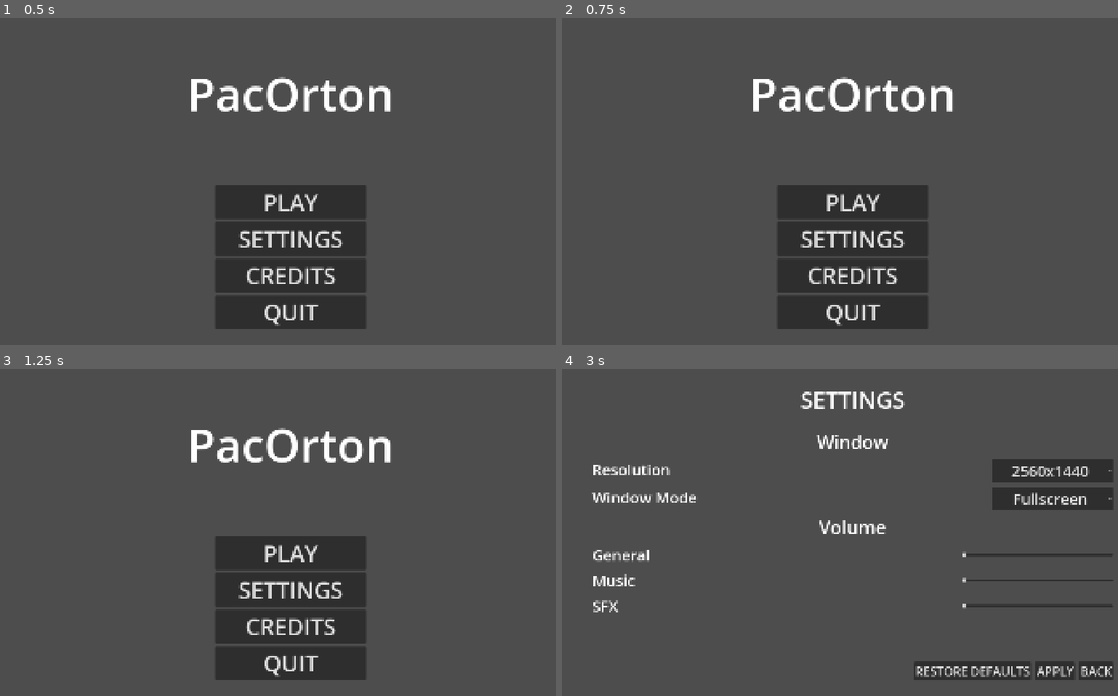
Above: before the commit, frames 1-4 (two rows, left to right).
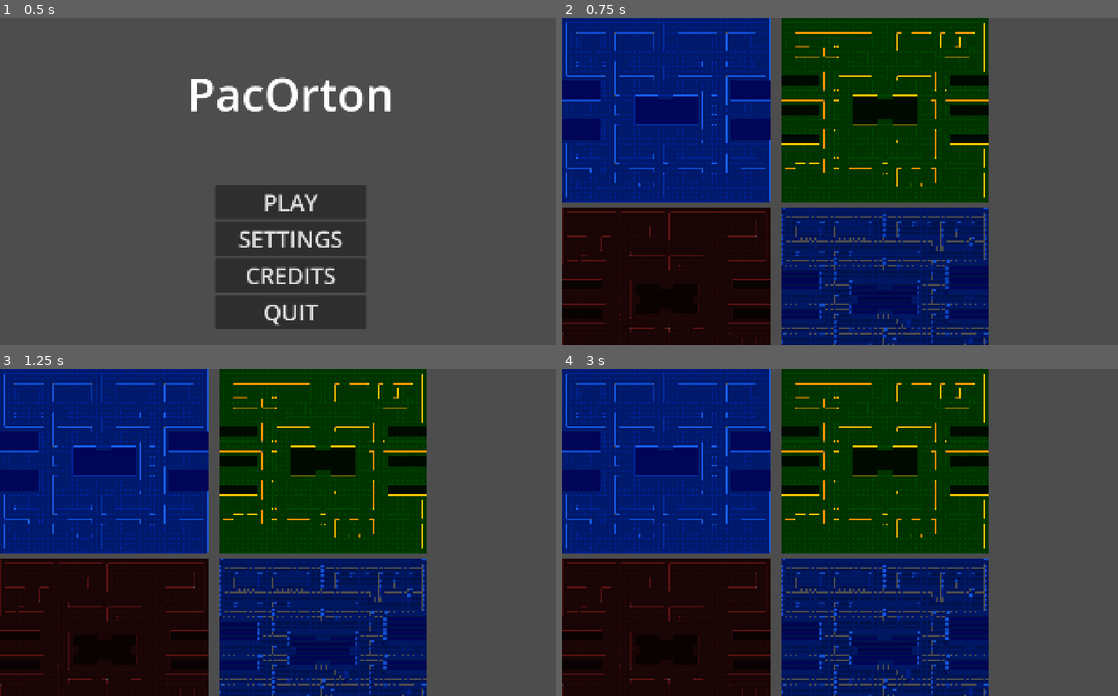
Above: after the commit, the same moments.

Repository: Ferreira06/PacOrton
Game: Godot game, scene res://main_menu.tscn
Two runs of this game, one before a commit and one after it. Both use one fixed random seed, a clock stepped at 60 frames per second and the inputs below.
Inputs (mouse positions are in pixels of both pictures, inside the frame that each line leads up to):
- Up to frame 1 (0.5 s): no input
- Up to frame 2 (0.75 s): click "PLAY" at 0.5 s
- Up to frame 3 (1.25 s): no input
- Up to frame 4 (3 s): click (851, 552) at 1.25 s, where only the run before the commit has a clickable "PLAY"; click (851, 552) at 2 s, where only the run before the commit has a clickable "PLAY"; click (851, 591) at 2.75 s, where only the run before the commit has a clickable "SETTINGS"

Frame 1 is identical in both runs. In frame 2, 74% of the frame differs, in the area x 0-77%, y 0-100%; in frame 3, 74%; in frame 4, 77%, in the area x 0-99%, y 0-100%.

Commit message:
feat: credits menu

Diff:
--- /dev/null
+++ b/credits_menu.tscn
@@ -0,0 +1,53 @@
+[gd_scene load_steps=2 format=3 uid="uid://cp0soh3ybclm8"]
+
+[sub_resource type="GDScript" id="GDScript_xwscs"]
+resource_name = "back_button"
+script/source = "extends Button
+
+
+func _pressed() -> void:
+	get_tree().change_scene_to_file(\"res://main_menu.tscn\")
+"
+
+[node name="CreditsMenu" type="Control"]
+layout_mode = 3
+anchors_preset = 15
+anchor_right = 1.0
+anchor_bottom = 1.0
+grow_horizontal = 2
+grow_vertical = 2
+
+[node name="Label" type="Label" parent="."]
+layout_mode = 0
+offset_right = 1920.0
+offset_bottom = 300.0
+theme_override_font_sizes/font_size = 150
+text = "Developed by"
+horizontal_alignment = 1
+vertical_alignment = 1
+
+[node name="CenterContainer" type="CenterContainer" parent="."]
+layout_mode = 0
+offset_top = 300.0
+offset_right = 1920.0
+offset_bottom = 880.0
+
+[node name="Names" type="Label" parent="CenterContainer"]
+layout_mode = 2
+theme_override_font_sizes/font_size = 50
+text = "Ana Julia Arantes Ramos
+Fábio Haruo de Freitas Nishioka
+Gabriel Ferreira Fonseca
+Gabriel José Fernandes
+Sabrina Lima Costa"
+horizontal_alignment = 1
+
+[node name="Button" type="Button" parent="."]
+layout_mode = 0
+offset_left = 1697.0
+offset_top = 953.0
+offset_right = 1820.0
+offset_bottom = 1030.0
+theme_override_font_sizes/font_size = 50
+text = "Back"
+script = SubResource("GDScript_xwscs")
--- a/main_menu.tscn
+++ b/main_menu.tscn
@@ -8,7 +8,7 @@
 
 
 func _pressed() -> void:
-	get_tree().change_scene_to_file(\"res://main_menu.tscn\")
+	get_tree().change_scene_to_file(\"res://main_game.tscn\")
 "
 
 [sub_resource type="GDScript" id="GDScript_7vrkn"]
@@ -18,6 +18,15 @@
 
 func _pressed() -> void:
 	get_tree().change_scene_to_file(\"res://settings_menu.tscn\")
+"
+
+[sub_resource type="GDScript" id="GDScript_fu7sn"]
+resource_name = "credits_button"
+script/source = "extends Button
+
+
+func _pressed() -> void:
+	get_tree().change_scene_to_file(\"res://credits_menu.tscn\")
 "
 
 [sub_resource type="GDScript" id="GDScript_06t4h"]
@@ -74,6 +83,7 @@
 theme_override_font_sizes/font_size = 75
 text = "CREDITS
 "
+script = SubResource("GDScript_fu7sn")
 
 [node name="Quit" type="Button" parent="CenterContainer/MainButtons"]
 custom_minimum_size = Vector2(500, 0)
Not shown: 1 places in main_menu.tscn that only renumber resources
